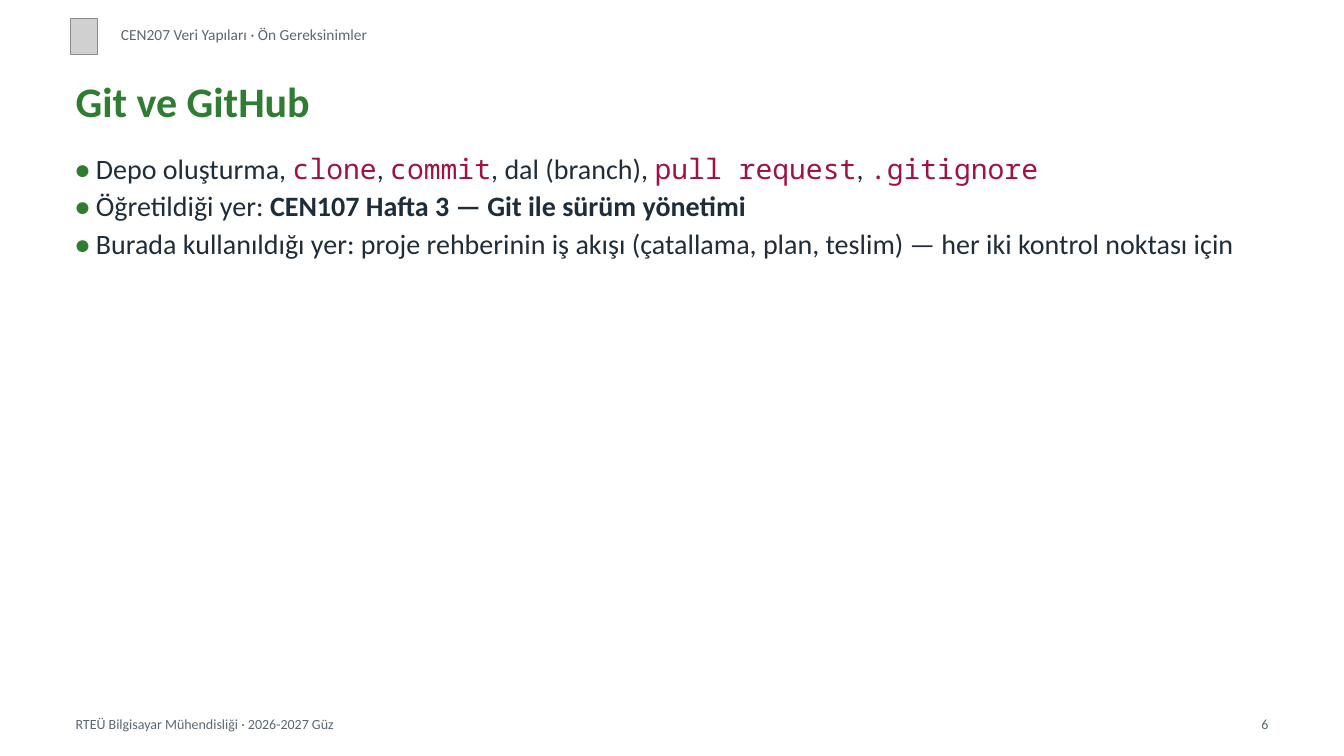
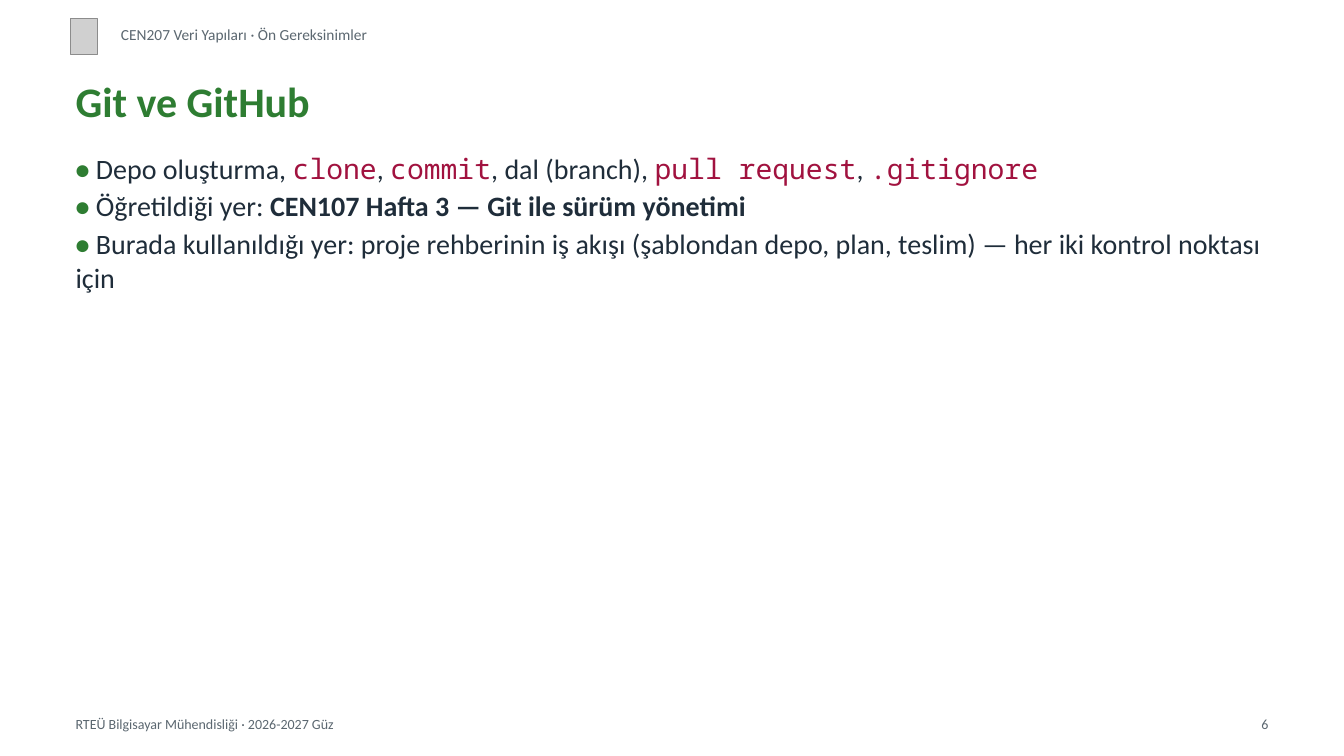
Before and after one commit to ucoruh/ce205-data-structures, a slide deck: slide 6 of docs/prerequisites/cen207-prerequisites-slides.tr.pptx. Drawn at 1344x756 pixels with LibreOffice and Linux fonts; fonts in the diff are those of the drawing; grey boxes stand for pictures. Boxes give left, top, right and bottom in pixels: in the first picture for what was removed or moved away, otherwise in the second. Text is boxed around its words. In the diff, an @@ line names an element or a change of style, - is before the commit and + after.

```diff
--- a/docs/prerequisites/cen207-prerequisites-slides.tr.pptx
+++ b/docs/prerequisites/cen207-prerequisites-slides.tr.pptx
@@ text at (76,233,1260,293): text changed @@
-• Burada kullanıldığı yer: proje rehberinin iş akışı (çatallama, plan, teslim) — her iki kontrol noktası için
+• Burada kullanıldığı yer: proje rehberinin iş akışı (şablondan depo, plan, teslim) — her iki kontrol noktası için
```
Also in this commit, not shown: 1 other slide changed, 45 other files.
